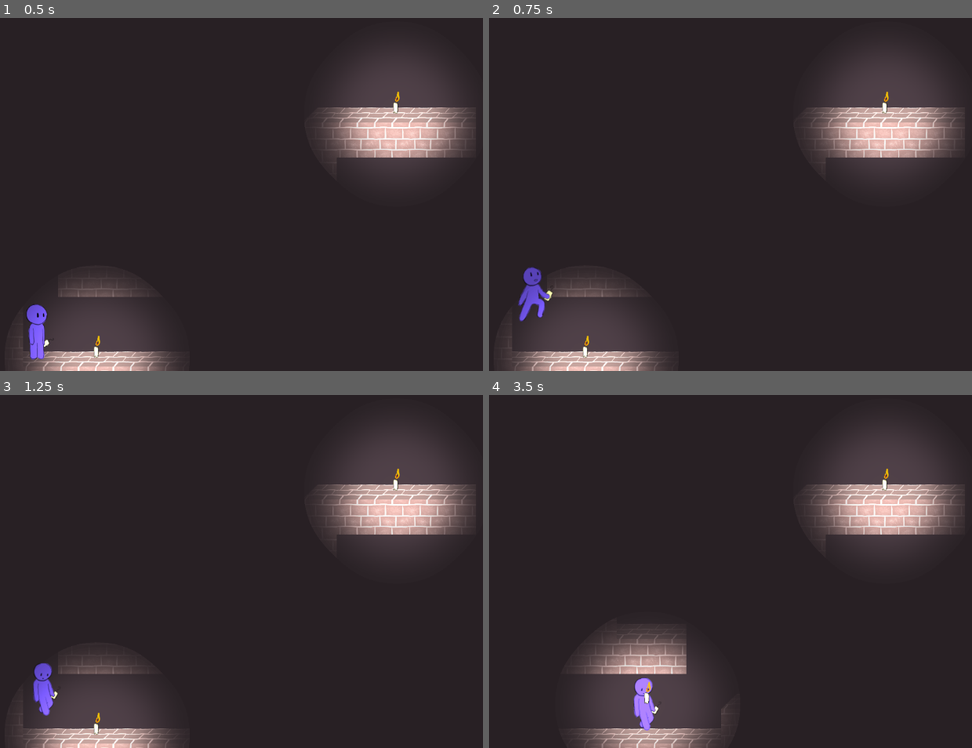
Above: before the commit, frames 1-4 (two rows, left to right).
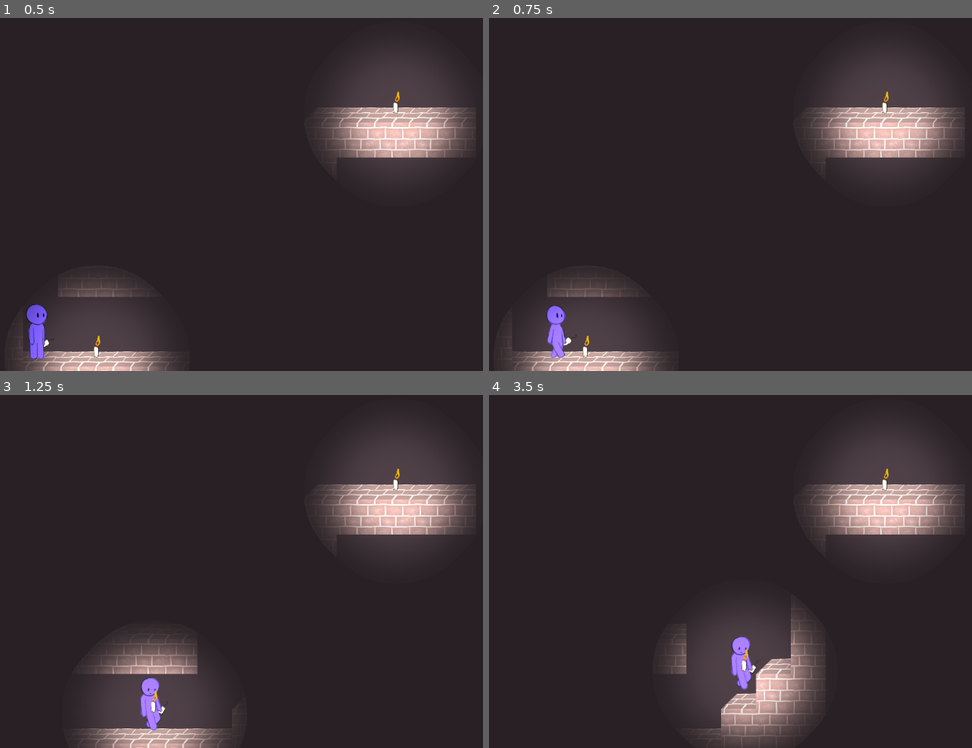
Above: after the commit, the same moments.

Repository: isaacwkm/csgd-capstone-project
Game: Godot game, scene res://scenes/world.tscn
Same seed, same stepped clock (60 frames per second), same inputs: the game is played once before the commit and once after it.
Inputs:
- Up to frame 1 (0.5 s): no input
- Up to frame 2 (0.75 s): tap Enter (ui_accept) at 0.5, 0.6 s; hold D (move_right, bound only after the commit) from 0.53 s (still down)
- Up to frame 3 (1.25 s): keep holding D (move_right, bound only after the commit); tap Space (jump, bound only after the commit) at 0.77, 1.07 s; tap E (pick_up, bound only after the commit) at 0.8 s
- Up to frame 4 (3.5 s): tap E (pick_up, bound only after the commit) at 1.35, 3.05 s; tap Space (jump, bound only after the commit) at 1.52, 1.55, 1.82, 2.1, 3.02, 3.32 s; release D (move_right, bound only after the commit) at 2.03 s; hold A (move_left, bound only after the commit) 2.03-2.78 s; tap Enter (ui_accept) at 2.3, 2.85 s; hold D (move_right, bound only after the commit) from 2.78 s (still down)

Frame 1 is identical in both runs. In frame 2, 1.0% of the frame differs, in the area x 6-19%, y 70-97%; in frame 3, 7.6%; in frame 4, 14%, in the area x 16-70%, y 59-100%.

Commit message:
Add controller support.

Diff:
--- a/objects/candle.gd
+++ b/objects/candle.gd
@@ -15,14 +15,11 @@
 # Called every frame. 'delta' is the elapsed time since the previous frame.
 func _physics_process(delta: float) -> void:
 	if picked:
-		global_position = _player.global_position + Vector2.UP*48
+		global_position = _player.global_position + Vector2.UP*32
 		linear_velocity = _player.get_real_velocity()
 
 func _input(event: InputEvent) -> void:
-	if (
-		event is InputEventKey and event.is_released()
-		and event.keycode == KEY_E
-	):
+	if event.is_action_released("pick_up"):
 		if picked:
 			picked = false
 			_player.canPick = true
--- a/objects/player_character.gd
+++ b/objects/player_character.gd
@@ -14,16 +14,16 @@
 
 func _physics_process(delta):
 	# Handle jump
-	if Input.is_action_just_pressed("ui_accept") and is_on_floor():
+	if Input.is_action_just_pressed("jump") and is_on_floor():
 		velocity.y = JUMP_VELOCITY
 
 	# Get the input direction and handle movement
 	var direction = 0
-	if Input.is_key_pressed(KEY_A):
+	if Input.is_action_pressed("move_left"):
 		direction -= 1
 		facingRight = false
 		update_animation("walk_left" if hasCandle else "walk_left_no_candle")
-	elif Input.is_key_pressed(KEY_D):
+	elif Input.is_action_pressed("move_right"):
 		direction += 1
 		facingRight = true
 		update_animation("walk_right" if hasCandle else "walk_right_no_candle")
--- a/project.godot
+++ b/project.godot
@@ -18,3 +18,42 @@
 [display]
 
 window/stretch/mode="viewport"
+
+[input]
+
+jump={
+"deadzone": 0.5,
+"events": [Object(InputEventKey,"resource_local_to_scene":false,"resource_name":"","device":-1,"window_id":0,"alt_pressed":false,"shift_pressed":false,"ctrl_pressed":false,"meta_pressed":false,"pressed":false,"keycode":0,"physical_keycode":32,"key_label":0,"unicode":32,"location":0,"echo":false,"script":null)
+, Object(InputEventJoypadButton,"resource_local_to_scene":false,"resource_name":"","device":-1,"button_index":0,"pressure":0.0,"pressed":true,"script":null)
+]
+}
+move_left={
+"deadzone": 0.5,
+"events": [Object(InputEventKey,"resource_local_to_scene":false,"resource_name":"","device":-1,"window_id":0,"alt_pressed":false,"shift_pressed":false,"ctrl_pressed":false,"meta_pressed":false,"pressed":false,"keycode":0,"physical_keycode":65,"key_label":0,"unicode":97,"location":0,"echo":false,"script":null)
+, Object(InputEventKey,"resource_local_to_scene":false,"resource_name":"","device":-1,"window_id":0,"alt_pressed":false,"shift_pressed":false,"ctrl_pressed":false,"meta_pressed":false,"pressed":false,"keycode":0,"physical_keycode":4194319,"key_label":0,"unicode":0,"location":0,"echo":false,"script":null)
+, Object(InputEventJoypadMotion,"resource_local_to_scene":false,"resource_name":"","device":-1,"axis":0,"axis_value":-1.0,"script":null)
+, Object(InputEventJoypadButton,"resource_local_to_scene":false,"resource_name":"","device":-1,"button_index":13,"pressure":0.0,"pressed":true,"script":null)
+]
+}
+move_right={
+"deadzone": 0.5,
+"events": [Object(InputEventKey,"resource_local_to_scene":false,"resource_name":"","device":-1,"window_id":0,"alt_pressed":false,"shift_pressed":false,"ctrl_pressed":false,"meta_pressed":false,"pressed":false,"keycode":0,"physical_keycode":68,"key_label":0,"unicode":100,"location":0,"echo":false,"script":null)
+, Object(InputEventKey,"resource_local_to_scene":false,"resource_name":"","device":-1,"window_id":0,"alt_pressed":false,"shift_pressed":false,"ctrl_pressed":false,"meta_pressed":false,"pressed":false,"keycode":0,"physical_keycode":4194321,"key_label":0,"unicode":0,"location":0,"echo":false,"script":null)
+, Object(InputEventJoypadMotion,"resource_local_to_scene":false,"resource_name":"","device":-1,"axis":0,"axis_value":1.0,"script":null)
+, Object(InputEventJoypadButton,"resource_local_to_scene":false,"resource_name":"","device":-1,"button_index":14,"pressure":0.0,"pressed":true,"script":null)
+]
+}
+pick_up={
+"deadzone": 0.5,
+"events": [Object(InputEventKey,"resource_local_to_scene":false,"resource_name":"","device":-1,"window_id":0,"alt_pressed":false,"shift_pressed":false,"ctrl_pressed":false,"meta_pressed":false,"pressed":false,"keycode":0,"physical_keycode":69,"key_label":0,"unicode":101,"location":0,"echo":false,"script":null)
+, Object(InputEventJoypadButton,"resource_local_to_scene":false,"resource_name":"","device":-1,"button_index":2,"pressure":0.0,"pressed":true,"script":null)
+, Object(InputEventMouseButton,"resource_local_to_scene":false,"resource_name":"","device":-1,"window_id":0,"alt_pressed":false,"shift_pressed":false,"ctrl_pressed":false,"meta_pressed":false,"button_mask":0,"position":Vector2(0, 0),"global_position":Vector2(0, 0),"factor":1.0,"button_index":2,"canceled":false,"pressed":false,"double_click":false,"script":null)
+]
+}
+throw={
+"deadzone": 0.5,
+"events": [Object(InputEventKey,"resource_local_to_scene":false,"resource_name":"","device":-1,"window_id":0,"alt_pressed":false,"shift_pressed":false,"ctrl_pressed":false,"meta_pressed":false,"pressed":false,"keycode":0,"physical_keycode":81,"key_label":0,"unicode":113,"location":0,"echo":false,"script":null)
+, Object(InputEventJoypadButton,"resource_local_to_scene":false,"resource_name":"","device":-1,"button_index":1,"pressure":0.0,"pressed":true,"script":null)
+, Object(InputEventMouseButton,"resource_local_to_scene":false,"resource_name":"","device":-1,"window_id":0,"alt_pressed":false,"shift_pressed":false,"ctrl_pressed":false,"meta_pressed":false,"button_mask":0,"position":Vector2(0, 0),"global_position":Vector2(0, 0),"factor":1.0,"button_index":1,"canceled":false,"pressed":false,"double_click":false,"script":null)
+]
+}
